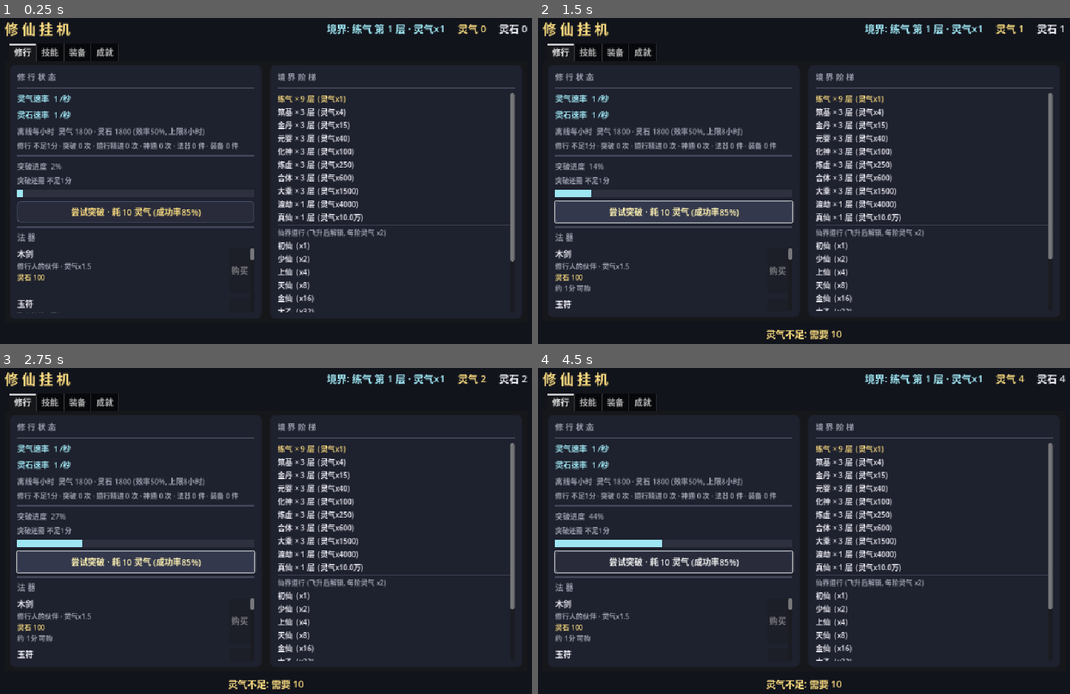
Above: before the commit, frames 1-4 (two rows, left to right).
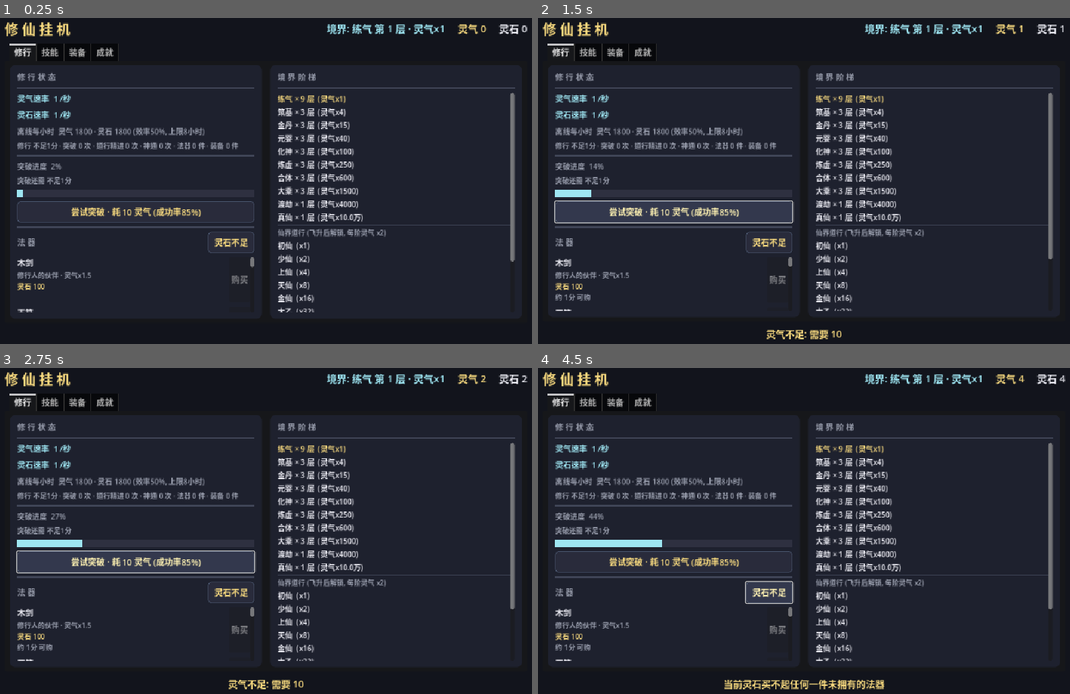
Above: after the commit, the same moments.

Repository: playerss/xiuxian-idle-godot
Game: Godot game, scene res://scenes/main.tscn
The game is run twice, just before and just after one commit, with the same random seed, the same clock (stepped at 60 frames per second) and the same inputs.
Inputs (mouse positions are in pixels of both pictures, inside the frame that each line leads up to):
- Up to frame 1 (0.25 s): no input
- Up to frame 2 (1.5 s): click (766, 242) at 0.5 s, where only the run after the commit has a clickable "灵石不足"; click "尝试突破 · 耗 10 灵气 (成功率85%)" at 1.25 s
- Up to frame 3 (2.75 s): click "尝试突破 · 耗 10 灵气 (成功率85%)" at 2 s
- Up to frame 4 (4.5 s): click (766, 592) at 2.75 s, where only the run after the commit has a clickable "灵石不足"; click "尝试突破 · 耗 10 灵气 (成功率85%)" at 3.5 s; click (766, 592) at 4.25 s, where only the run after the commit has a clickable "灵石不足"

The runs differ from the first frame. In frame 1, 1.0% of the frame differs, in the area x 3-48%, y 65-91%; in frame 2, 1.1%; in frame 3, 1.1%; in frame 4, 3.0%, in the area x 3-66%, y 55-99%.

Commit message:
feat(打磨-29): 法器 一键购买 — 修行页 10 件法器逐个点成本高, 与技能/装备页 一键 系列按钮口径不齐; 法器标题行尾加 一键购买 按钮(按 价格升序 连买 买得起 的法器, 灵石花到买不起为止, 按钮随可买数变文案 xN/灵石不足 + tooltip); GameData.item_affordable_count() 只读计数 + buy_items_affordable() 批量购买(复用 try_buy_item 的 _stat_inc 统计埋点, 价格升序 _item_price_cmp), main.gd _on_items_buy_all + 按钮文本仅数值变化才刷; selftest +17项=390项, stress 613 + 主场景冒烟 0报错回归全过; 顺带 4 张 Steam 商店截图 Xvfb 重跑更新当前版 UI(01 修行页法器行程序化校验尺寸 1920x1080)

Diff:
--- a/scripts/game_data.gd
+++ b/scripts/game_data.gd
@@ -760,6 +760,35 @@
 			else:
 				return "灵石不足: 需要 %s" % fmt(it["cost"])
 	return "未找到该法器"
+
+# ---------- 打磨-29: 法器 一键购买 (修行页法器区, 与 一键购买/一键领悟/一键最佳 口径一致) ----------
+
+# 当前灵石可买起的未拥有法器数 (供修行页"一键购买"按钮文案)
+func item_affordable_count() -> int:
+	var n := 0
+	for it in ITEMS:
+		if not owned.has(it["id"] as String) and stones >= float(it["cost"]):
+			n += 1
+	return n
+
+# 按 价格升序 (同价按数据序) 连续购买 买得起 的法器, 灵石花到买不起为止
+func buy_items_affordable() -> Dictionary:
+	var order: Array = []
+	for it in ITEMS:
+		order.append(it)
+	order.sort_custom(_item_price_cmp)
+	var n := 0
+	for it in order:
+		if str(try_buy_item(str(it["id"]))).find("购得") >= 0:
+			n += 1
+	return {"count": n, "bought": n > 0}
+
+func _item_price_cmp(a: Dictionary, b: Dictionary) -> bool:
+	var ca: float = float(a["cost"])
+	var cb: float = float(b["cost"])
+	if ca != cb:
+		return ca < cb
+	return str(a["id"]) < str(b["id"])
 
 # ================= 打磨-10: 道行 (飞升后目标) =================
 
--- a/scripts/main.gd
+++ b/scripts/main.gd
@@ -27,6 +27,7 @@
 var _break_btn: Button
 var _shop_box: VBoxContainer
 var _shop_rows: Dictionary = {}
+var _items_buy_btn: Button          # 打磨-29: 法器 一键购买 (修行页法器区)
 var _msg_label: Label
 var _msg_tween: Tween
 var _float_label: Label
@@ -229,7 +230,18 @@
 	_break_btn.pressed.connect(_on_break)
 	left.add_child(_break_btn)
 	left.add_child(_sep())
-	left.add_child(_label("法 器", 15, DIM))
+	# 法器标题 + 打磨-29: 一键购买 (价格升序连买买得起的法器)
+	var item_head := HBoxContainer.new()
+	item_head.add_theme_constant_override("separation", 8)
+	left.add_child(item_head)
+	var item_sp := Control.new()
+	item_sp.size_flags_horizontal = Control.SIZE_EXPAND_FILL
+	item_head.add_child(_label("法 器", 15, DIM))
+	item_head.add_child(item_sp)
+	_items_buy_btn = _make_button("一键购买")
+	_items_buy_btn.pressed.connect(_on_items_buy_all)
+	_items_buy_btn.tooltip_text = "按价格升序连续买下当前灵石买得起的全部法器, 灵石花到买不起为止。"
+	item_head.add_child(_items_buy_btn)
 	# 打磨-13: 法器列表可滚动 (10 件避免低分辨率下超出屏幕)
 	var shop_scroll := ScrollContainer.new()
 	shop_scroll.size_flags_vertical = Control.SIZE_EXPAND_FILL
@@ -471,6 +483,15 @@
 		_show_msg(msg)
 	else:
 		_show_msg("当前境界下没有可领悟的新技能 (或筛选范围内已全部领悟)")
+
+
+# 打磨-29: 法器 一键购买 (价格升序连买买得起的, 与装备 一键购买 口径一致)
+func _on_items_buy_all() -> void:
+	var r: Dictionary = GameData.buy_items_affordable()
+	if int(r["count"]) > 0:
+		_show_msg("一键购置 %d 件法器 (灵石已花到买不起为止)" % int(r["count"]))
+	else:
+		_show_msg("当前灵石买不起任何一件未拥有的法器")
 
 
 # 打磨-23: 一键购买 (价格升序连买, 灵石花到买不起为止)
@@ -784,6 +805,11 @@
 	var eb_txt := ("一键最佳 x%d" if best_n > 0 else "已最佳")
 	if _equip_best_btn.text != eb_txt:
 		_equip_best_btn.text = eb_txt
+	# 打磨-29: 法器 一键购买 (可买数变化时才刷, 与 一键购买/一键最佳 按可执行数计 口径一致)
+	var ib_avail: int = g.item_affordable_count()
+	var ib_txt := ("一键购买 x%d" if ib_avail > 0 else "灵石不足")
+	if _items_buy_btn.text != ib_txt:
+		_items_buy_btn.text = ib_txt
 	# 槽位
 	for slot in g.SLOTS:
 		(_slot_labels[slot] as Label).text = g.equipped_name(slot)
--- a/scripts/selftest.gd
+++ b/scripts/selftest.gd
@@ -1013,6 +1013,49 @@
 	g.unequip("weapon")
 	check(int(g.collect_summary()["equip"]["got"]) == 1, "卸下装备不影响收集计数 (只增不减)")
 
+	# ---------- 打磨-29: 法器 一键购买 (价格升序连买买得起的, 与装备 一键购买 口径一致) ----------
+	# 受控状态: 清掉前节遗留法器, 灵石从 0 开始
+	g.owned.clear()
+	g.stones = 0.0
+	var ib_stats0: int = int(g.stats.get("item_buy", 0.0))
+	var ib0: Dictionary = g.buy_items_affordable()
+	check(int(ib0["count"]) == 0 and g.owned.size() == 0, "法器一键购买 灵石 0 买 0 (实际 %s)" % str(ib0))
+	check(g.item_affordable_count() == 0, "item_affordable_count 灵石 0 = 0")
+	g.stones = 100.0
+	check(g.item_affordable_count() == 1, "item_affordable_count 100 灵石 = 1 (实际 %d)" % g.item_affordable_count())
+	var ib1: Dictionary = g.buy_items_affordable()
+	check(int(ib1["count"]) == 1, "法器一键购买 100 灵石买 1 件 (实际 %s)" % str(ib1))
+	check(g.owned.has("wooden_sword"), "买到的最便宜法器 = 木剑 (价格升序)")
+	check(absf(g.stones) < 1e-6, "法器一键购买扣光 100 灵石 (剩 %s)" % g.fmt(g.stones))
+	# 200 灵石: 玉符 1000 买不起 -> 只买 0 件新的 (木剑已拥有)
+	g.stones = 200.0
+	var ib2: Dictionary = g.buy_items_affordable()
+	check(int(ib2["count"]) == 0 and g.owned.size() == 1, "200 灵石再买 0 (下一件 1000 买不起, 实际 %s)" % str(ib2))
+	# 1100 灵石: 连买 玉符(1000) 后剩 100, 无更便宜的未拥有件 -> 1 件
+	g.stones = 1100.0
+	var ib3: Dictionary = g.buy_items_affordable()
+	check(int(ib3["count"]) == 1 and g.owned.has("jade_talisman"), "1100 灵石买 玉符 1 件 (实际 %s)" % str(ib3))
+	check(absf(g.stones - 100.0) < 1e-6, "买 玉符 后剩 100 灵石 (实际 %s)" % g.fmt(g.stones))
+	# 7000 灵石: 买起 聚灵袋(6000) 后剩 1000, 仍买不起 引星灯(45000) -> 1 件
+	g.stones = 7000.0
+	var ib4: Dictionary = g.buy_items_affordable()
+	check(int(ib4["count"]) == 1 and g.owned.has("spirit_bag"), "7000 灵石买 聚灵袋 (实际 %s)" % str(ib4))
+	check(g.item_affordable_count() == 0, "买完后 item_affordable_count 归 0")
+	check(int(g.stats.get("item_buy", 0.0)) == ib_stats0 + 3, "item_buy 统计 +3 (实际 %s)" % str(int(g.stats.get("item_buy", 0.0))))
+	# 满灵石: 补齐剩余 7 件, 全部拥有
+	g.stones = 1e13
+	var ib5: Dictionary = g.buy_items_affordable()
+	check(int(ib5["count"]) == 7, "满灵石补齐 7 件法器 (实际 %s)" % str(ib5))
+	check(g.owned.size() == g.ITEMS.size(), "法器一键购买后拥有全部 10 件")
+	var ib6: Dictionary = g.buy_items_affordable()
+	check(int(ib6["count"]) == 0 and g.owned.size() == 10, "全部拥有后法器一键购买 0 (幂等)")
+	check(g.item_affordable_count() == 0, "全部拥有后 item_affordable_count = 0")
+	# 幂等性: 重复购买不重复扣灵石/不重复入账
+	var stones_before: float = g.stones
+	var boost_before: float = g.item_boost()
+	g.buy_items_affordable()
+	check(g.stones == stones_before and g.item_boost() == boost_before, "幂等: 重复购买不扣灵石/不加成")
+
 	# ---------- 汇报 ----------
 	print("")
 	if _fail.is_empty():
Binary file changed: store/shots/01_training.png
Binary file changed: store/shots/02_skills.png
Binary file changed: store/shots/03_equipment.png
Binary file changed: store/shots/04_achievements.png
Not shown, changed: PROJECT_PLAN.md
